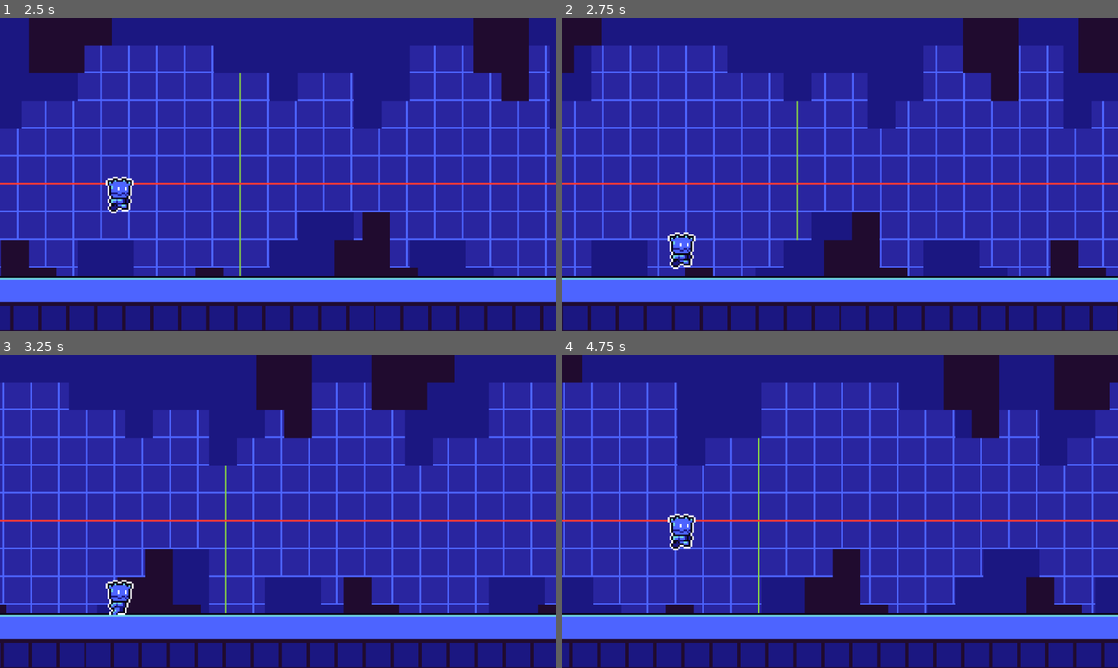
Above: before the commit, frames 1-4 (two rows, left to right).
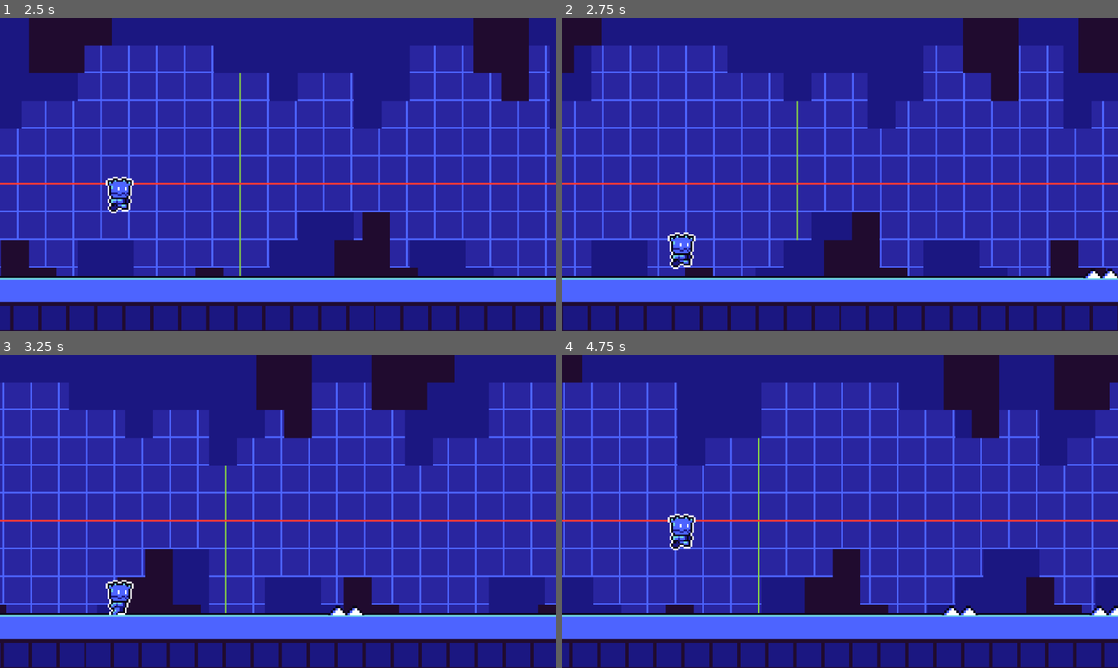
Above: after the commit, the same moments.

Repository: victorslx345/runner-main
Game: Godot game, scene res://Cenas/menu.tscn
The game is run twice, just before and just after one commit, with the same random seed, the same clock (stepped at 60 frames per second) and the same inputs.
Inputs:
- Up to frame 1 (2.5 s): click "Jogar" at 0.5 s; tap Space (ui_select) at 1.52, 2.27 s
- Up to frame 2 (2.75 s): no input
- Up to frame 3 (3.25 s): no input
- Up to frame 4 (4.75 s): tap Space (ui_select) at 3.77, 4.52 s

Frame 1 is identical in both runs. In frame 2, 0.1% of the frame differs, in the area x 93-100%, y 80-84%; in frame 3, 0.1%; in frame 4, 0.3%, in the area x 68-100%, y 80-84%.

Commit message:
Atualização do runner
espinhos adcionados

Diff:
--- a/Cenas/jogo.tscn
+++ b/Cenas/jogo.tscn
@@ -7,6 +7,7 @@
 [ext_resource type="Texture2D" uid="uid://dmro7xhisp4p4" path="res://Recursos/middleground1.png" id="4_reiul"]
 [ext_resource type="Texture2D" uid="uid://u0x1dhlfqsh" path="res://Recursos/player.png" id="6_reiul"]
 [ext_resource type="Script" uid="uid://480qdmg68s6x" path="res://scripts/player.gd" id="6_xmmbr"]
+[ext_resource type="Script" uid="uid://cm1duiy4o61ff" path="res://scripts/gerador_obst.gd" id="8_p2wm8"]
 
 [sub_resource type="RectangleShape2D" id="RectangleShape2D_xmmbr"]
 size = Vector2(1168.5, 113)
@@ -146,3 +147,6 @@
 [node name="player_hitbox" type="CollisionShape2D" parent="player" unique_id=764103806]
 position = Vector2(248, 492)
 shape = SubResource("RectangleShape2D_p2wm8")
+
+[node name="gerador_obst" type="Node2D" parent="." unique_id=395566532]
+script = ExtResource("8_p2wm8")
--- /dev/null
+++ b/Cenas/obstaculo.tscn
@@ -0,0 +1,21 @@
+[gd_scene format=3 uid="uid://c5uno0ef11ipy"]
+
+[ext_resource type="Script" uid="uid://bmdsb00675klb" path="res://scripts/obstaculo.gd" id="1_jo2yb"]
+[ext_resource type="Texture2D" uid="uid://brrb26bs4yw8a" path="res://Recursos/thorn.png" id="1_x70jm"]
+
+[sub_resource type="RectangleShape2D" id="RectangleShape2D_jo2yb"]
+size = Vector2(76, 20)
+
+[node name="obstaculo" type="Area2D" unique_id=1253664627]
+texture_filter = 1
+script = ExtResource("1_jo2yb")
+
+[node name="obst_sprite" type="Sprite2D" parent="." unique_id=287690854]
+position = Vector2(0, -10.665)
+scale = Vector2(5, 5)
+texture = ExtResource("1_x70jm")
+
+[node name="obst_hitbox" type="CollisionShape2D" parent="." unique_id=487598357]
+texture_filter = 1
+position = Vector2(-3, 19)
+shape = SubResource("RectangleShape2D_jo2yb")
--- /dev/null
+++ b/scripts/gerador_obst.gd
@@ -0,0 +1,18 @@
+extends Node2D
+
+var cena_obst = preload("res://Cenas/obstaculo.tscn")
+var timer = 0
+# Called when the node enters the scene tree for the first time.
+func _ready() -> void:
+	pass # Replace with function body.
+
+
+# Called every frame. 'delta' is the elapsed time since the previous frame.
+func _process(delta: float) -> void:
+	timer += delta
+	if timer >= 2:
+		var obst=cena_obst.instantiate()
+		obst.position.x = 1240
+		obst.position.y = 510
+		add_child(obst)
+		timer = 0
--- /dev/null
+++ b/scripts/obstaculo.gd
@@ -0,0 +1,13 @@
+extends Area2D
+
+@export var velocidade: int
+# Called when the node enters the scene tree for the first time.
+func _ready() -> void:
+	velocidade = 400 # Replace with function body.
+
+
+# Called every frame. 'delta' is the elapsed time since the previous frame.
+func _process(delta: float) -> void:
+	position.x -= velocidade*delta*2
+	if position.x < -60:
+		position.x = 1240
Binary file added: Recursos/thorn.png
Not shown, added: Recursos/thorn.png.import
Not shown, added: scripts/gerador_obst.gd.uid
Not shown, changed: scripts/jogo.gd.uid
Not shown, changed: scripts/menu.gd.uid
Not shown, added: scripts/obstaculo.gd.uid
Not shown, changed: scripts/player.gd.uid
Not shown, changed: README.md
